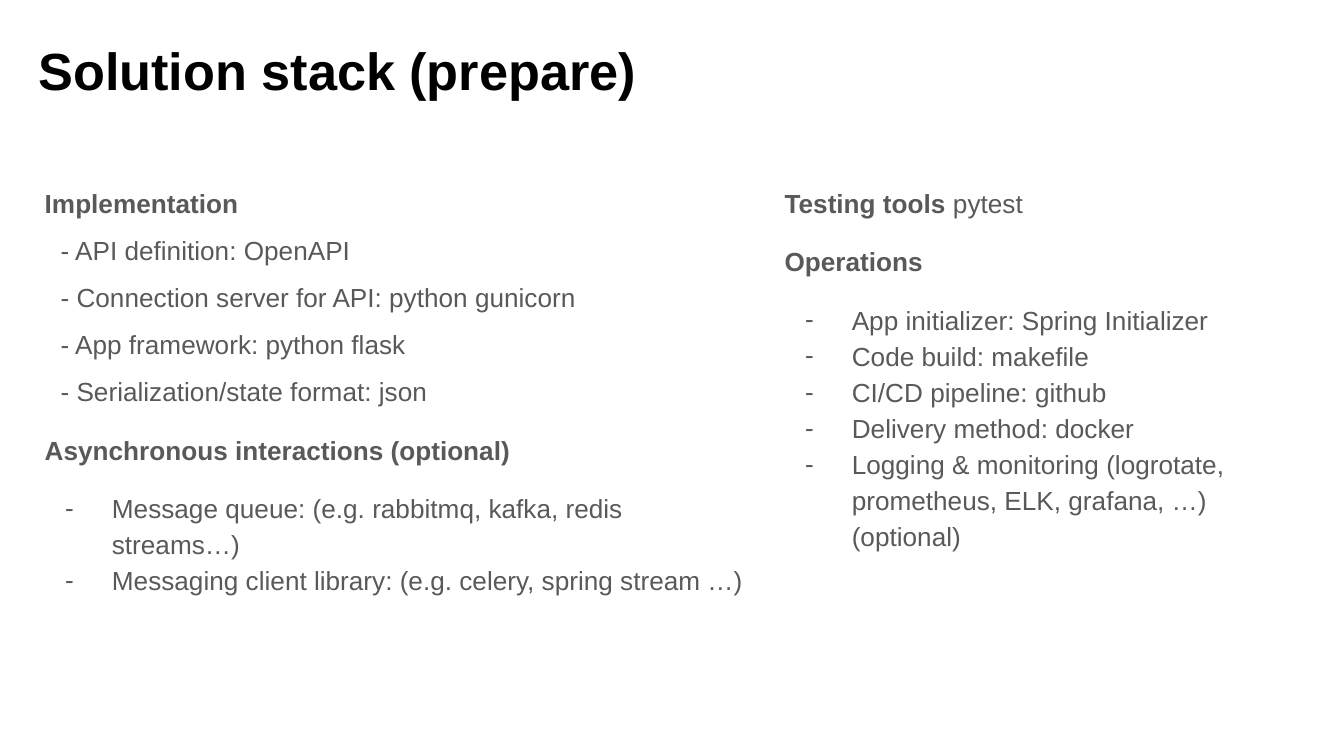
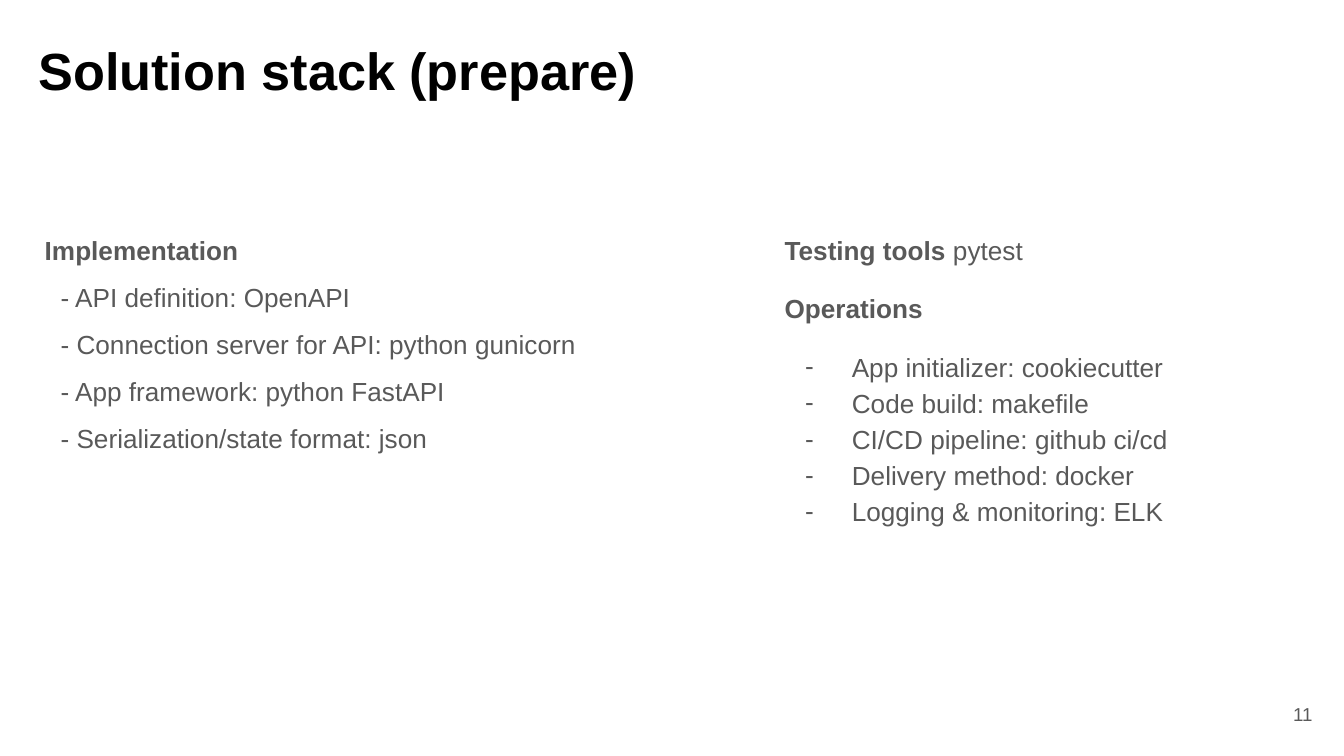
Before and after one commit to fanglores/Advanced-Software-Design, a slide deck: slide 11 of PracticeTasks/Module2/Task_10/Task_10.pptx. Drawn at 1344x756 pixels with LibreOffice and Linux fonts; fonts in the diff are those of the drawing. Boxes give left, top, right and bottom in pixels: in the first picture for what was removed or moved away, otherwise in the second. Text is boxed around its words. In the diff, an @@ line names an element or a change of style, - is before the commit and + after.

```diff
--- a/PracticeTasks/Module2/Task_10/Task_10.pptx
+++ b/PracticeTasks/Module2/Task_10/Task_10.pptx
@@ text "Implementation": place and size @@
-text "Implementation" at [45, 194, 700, 596]
+text "Implementation" at [45, 241, 575, 454]
@@ text "Testing tools pytest": place and size @@
-text "Testing tools pytest" at [785, 194, 1224, 552]
+text "Testing tools pytest" at [785, 241, 1168, 527]
@@ text at [852, 358, 1163, 383]: text changed @@
-– App initializer: Spring Initializer
+– App initializer: cookiecutter
@@ text at [75, 382, 444, 407]: text changed @@
-- App framework: python flask
+- App framework: python FastAPI
@@ text at [45, 441, 700, 596]: paragraphs removed @@
-Asynchronous interactions (optional)
-– Message queue: (e.g. rabbitmq, kafka, redis streams…)
-– Messaging client library: (e.g. celery, spring stream …)
@@ text at [852, 430, 1168, 455]: text changed @@
-– CI/CD pipeline: github
+– CI/CD pipeline: github ci/cd
@@ text at [852, 502, 1163, 527]: text changed @@
-– Logging & monitoring (logrotate, prometheus, ELK, grafana, …) (optional)
+– Logging & monitoring: ELK
@@ page number added at [1293, 708, 1312, 721], 10 pt, text #595959 @@
+11
```
Also in this commit, not shown: 9 other slides changed, 3 other files.
